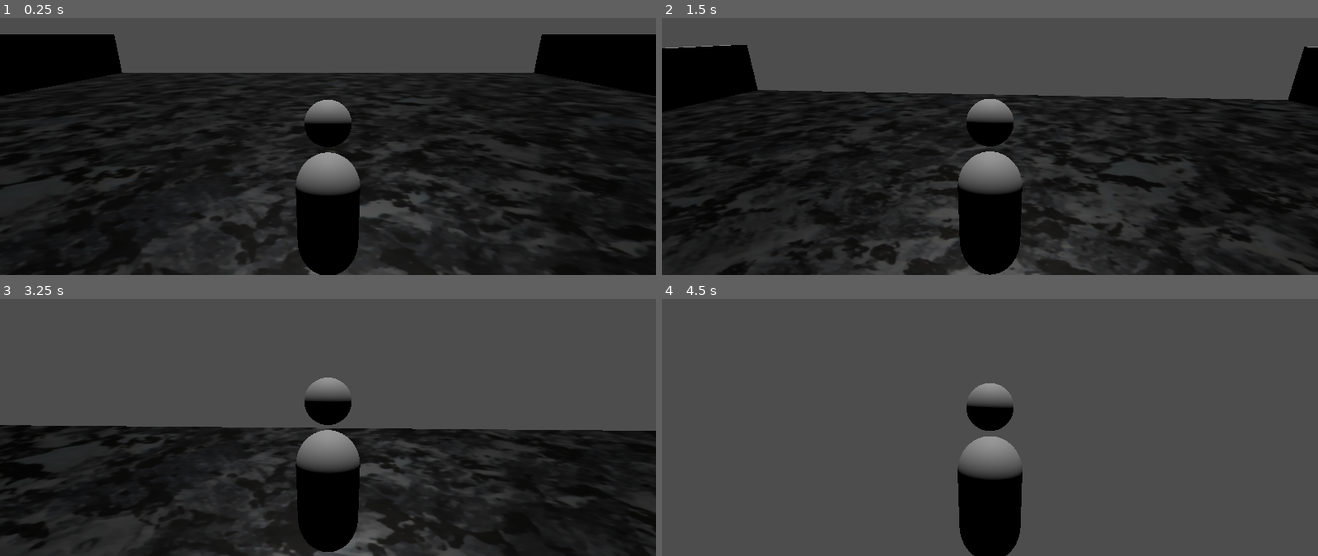
Above: before the commit, frames 1-4 (two rows, left to right).
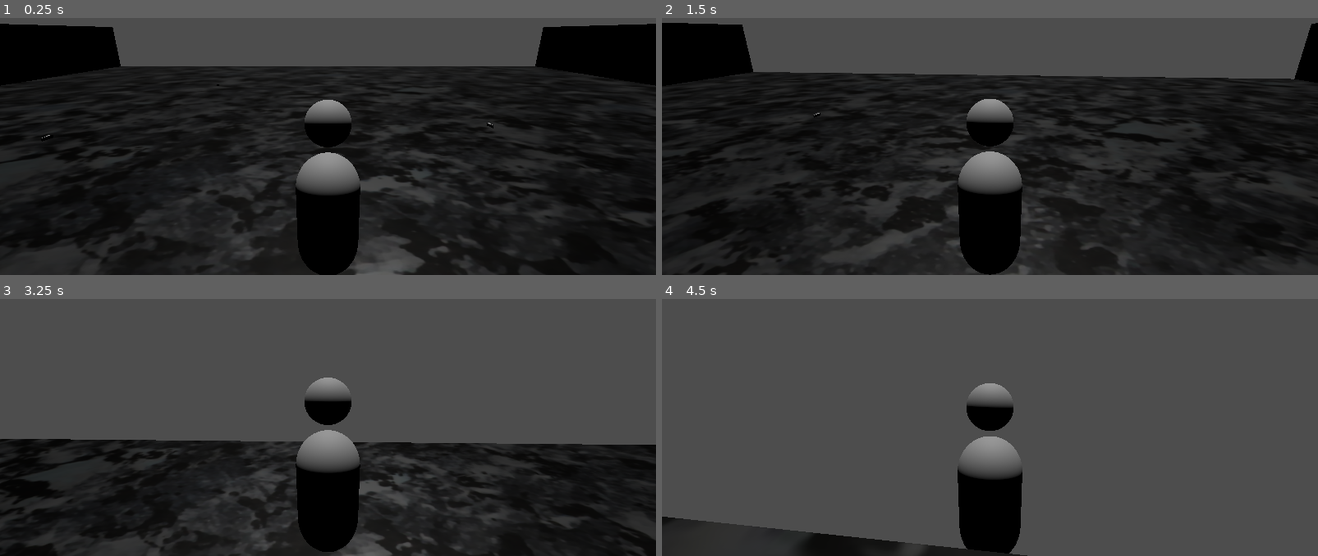
Above: after the commit, the same moments.

Repository: mswieboda/ld54-practice
Game: Godot game, scene res://scenes/main.tscn
The game is run twice, just before and just after one commit, with the same random seed, the same clock (stepped at 60 frames per second) and the same inputs.
Inputs (mouse positions are in pixels of both pictures, inside the frame that each line leads up to):
- Up to frame 1 (0.25 s): no input
- Up to frame 2 (1.5 s): move the mouse to (1022, 89) at 0.52 s; hold E (action) 0.53-1.28 s; hold W (up) from 0.53 s (still down); tap Space (jump) at 0.77 s; move the mouse to (957, 92) at 1.27 s; tap E (action) at 1.35 s
- Up to frame 3 (3.25 s): keep holding W (up); tap Space (jump) at 1.52, 3.02 s; move the mouse to (341, 365) at 2.02 s; hold E (action) 2.03-2.78 s; move the mouse to (321, 378) at 2.77 s; tap E (action) at 2.85 s
- Up to frame 4 (4.5 s): keep holding W (up); move the mouse to (1035, 376) at 3.52 s; hold E (action) 3.53-4.28 s; tap Space (jump) at 3.77 s; move the mouse to (937, 368) at 4.27 s; tap E (action) at 4.35 s

The runs differ from the first frame. In frame 1, 12% of the frame differs, in the area x 0-100%, y 2-100%; in frame 2, 16%, in the area x 0-100%, y 1-100%; in frame 3, 11%; in frame 4, 4.3%.

Commit message:
adds actionable, action global, picking up keys

Diff:
--- /dev/null
+++ b/globals/action.gd
@@ -0,0 +1,39 @@
+extends Node
+
+var node
+
+func get_display() -> String:
+  if not node or not node.has_method("get_action_name"):
+    return " "
+
+  return "Press [E] to " + node.get_action_name()
+
+func set_node(n):
+  node = n
+  update_gui()
+
+# TODO: maybe move this to a GUI helper
+func update_gui():
+  var label = get_node('/root/main/gui/margin/hbox/vbox/action_label')
+  label.text = get_display()
+
+# TODO: move this to an inventory / GUI helper
+func update_inventory_gui():
+  var label = get_node('/root/main/gui/margin/hbox/vbox/inventory_label')
+  var player = get_node('/root/main/player')
+
+  label.text = "keys: %d" % player.inventory_keys if player.inventory_keys > 0 else ""
+
+func can_perform() -> bool:
+  print('>>> action can_perform has method? ', node and node.has_method("can_perform"))
+  if not node or not node.has_method("can_perform"):
+    return false
+
+  return node.can_perform()
+
+func perform():
+  print('>>> action perform has method? ', node and node.has_method("perform"), ' can_perform? ', can_perform())
+  if not node or not node.has_method("perform") or not can_perform():
+    return
+
+  return node.perform()
--- /dev/null
+++ b/objs/actionable.gd
@@ -0,0 +1,11 @@
+extends Node3D
+
+
+func get_action_name():
+  return ""
+
+func can_perform():
+  return false
+
+func perform():
+  pass
--- /dev/null
+++ b/objs/actions/key.gd
@@ -0,0 +1,27 @@
+extends "res://objs/actionable.gd"
+
+var is_player_near = false
+
+func get_action_name():
+  return "pickup key"
+
+func can_perform():
+  print('>>> key can_perform ', is_player_near)
+  return is_player_near
+
+func perform():
+  var player = get_node('/root/main/player')
+  player.inventory_keys += 1
+  self.queue_free()
+  print('>>> picked up key!')
+  Action.update_inventory_gui()
+
+func _on_area_body_entered(body):
+  if body.name == "player":
+    is_player_near = true
+    Action.set_node(self)
+
+func _on_area_body_exited(body: Node3D):
+  if body.name == "player":
+    is_player_near = false
+    Action.set_node(null)
--- /dev/null
+++ b/objs/actions/key.tscn
@@ -0,0 +1,23 @@
+[gd_scene load_steps=4 format=3 uid="uid://c4it0gx0j4wx2"]
+
+[ext_resource type="Script" path="res://objs/actions/key.gd" id="1_w74fb"]
+
+[sub_resource type="PrismMesh" id="PrismMesh_0urk8"]
+size = Vector3(0.1, 0.3, 0.1)
+
+[sub_resource type="BoxShape3D" id="BoxShape3D_8314y"]
+
+[node name="key" type="Node3D"]
+script = ExtResource("1_w74fb")
+
+[node name="mesh" type="MeshInstance3D" parent="."]
+transform = Transform3D(1, 0, 0, 0, -4.37114e-08, -1, 0, 1, -4.37114e-08, 0, 0, 0)
+mesh = SubResource("PrismMesh_0urk8")
+
+[node name="area" type="Area3D" parent="."]
+
+[node name="collision" type="CollisionShape3D" parent="area"]
+shape = SubResource("BoxShape3D_8314y")
+
+[connection signal="body_entered" from="area" to="." method="_on_area_body_entered"]
+[connection signal="body_exited" from="area" to="." method="_on_area_body_exited"]
--- a/objs/player.gd
+++ b/objs/player.gd
@@ -2,13 +2,15 @@
 
 
 const SPEED = 7
-const JUMP_VELOCITY = 6
+const JUMP_VELOCITY = 13
 const MOUSE_SENSITIVITY = 0.0013
 const MAX_VERTICAL_LOOK = 0.3
+const FAKE_EXTRA_GRAVITY = 5
 
 # Get the gravity from the project settings to be synced with RigidBody nodes.
 var gravity = ProjectSettings.get_setting("physics/3d/default_gravity")
 
+var inventory_keys = 0
 
 func _ready():
   Input.set_mouse_mode(Input.MOUSE_MODE_CAPTURED)
@@ -24,7 +26,7 @@
 func movement(delta):
   # add the gravity
   if not is_on_floor():
-    velocity.y -= gravity * delta
+    velocity.y -= gravity * delta * FAKE_EXTRA_GRAVITY
 
   # handle jump
   if Input.is_action_just_pressed("jump") and is_on_floor():
@@ -60,4 +62,4 @@
 
 func unhandled_input_actions(event : InputEvent):
   if event.is_action_pressed("action"):
-    print('>>> action button pressed!')
+    Action.perform()
--- a/project.godot
+++ b/project.godot
@@ -14,6 +14,10 @@
 run/main_scene="res://scenes/main.tscn"
 config/features=PackedStringArray("4.1", "Forward Plus")
 config/icon="res://icon.svg"
+
+[autoload]
+
+Action="*res://globals/action.gd"
 
 [display]
 
--- a/scenes/main.tscn
+++ b/scenes/main.tscn
@@ -1,7 +1,8 @@
-[gd_scene load_steps=3 format=3 uid="uid://dhmipgfb3mw83"]
+[gd_scene load_steps=4 format=3 uid="uid://dhmipgfb3mw83"]
 
 [ext_resource type="PackedScene" uid="uid://hbqcd6lnpp5g" path="res://rooms/room.tscn" id="1_clu0u"]
 [ext_resource type="PackedScene" uid="uid://o1oqtdmfghxi" path="res://objs/player.tscn" id="2_ashhh"]
+[ext_resource type="PackedScene" uid="uid://c4it0gx0j4wx2" path="res://objs/actions/key.tscn" id="2_ta1ak"]
 
 [node name="main" type="Node3D"]
 
@@ -10,4 +11,46 @@
 
 [node name="room" parent="." instance=ExtResource("1_clu0u")]
 
+[node name="keys" type="Node3D" parent="room"]
+
+[node name="key" parent="room/keys" instance=ExtResource("2_ta1ak")]
+transform = Transform3D(1, 0, 0, 0, 1, 0, 0, 0, 1, 6, 1, -5)
+
+[node name="key2" parent="room/keys" instance=ExtResource("2_ta1ak")]
+transform = Transform3D(1, 0, 0, 0, 1, 0, 0, 0, 1, -7.24066, 1, -12.0972)
+
+[node name="key3" parent="room/keys" instance=ExtResource("2_ta1ak")]
+transform = Transform3D(1, 0, 0, 0, 1, 0, 0, 0, 1, -9.14154, 1, -3.92454)
+
+[node name="key4" parent="room/keys" instance=ExtResource("2_ta1ak")]
+transform = Transform3D(1, 0, 0, 0, 1, 0, 0, 0, 1, -9.14154, 1, 4.75387)
+
 [node name="player" parent="." instance=ExtResource("2_ashhh")]
+
+[node name="gui" type="CanvasLayer" parent="."]
+
+[node name="margin" type="MarginContainer" parent="gui"]
+anchors_preset = 12
+anchor_top = 1.0
+anchor_right = 1.0
+anchor_bottom = 1.0
+offset_top = -23.0
+grow_horizontal = 2
+grow_vertical = 0
+theme_override_constants/margin_left = 16
+theme_override_constants/margin_top = 16
+theme_override_constants/margin_right = 16
+theme_override_constants/margin_bottom = 16
+
+[node name="hbox" type="HBoxContainer" parent="gui/margin"]
+layout_mode = 2
+
+[node name="vbox" type="VBoxContainer" parent="gui/margin/hbox"]
+layout_mode = 2
+
+[node name="inventory_label" type="Label" parent="gui/margin/hbox/vbox"]
+layout_mode = 2
+
+[node name="action_label" type="Label" parent="gui/margin/hbox/vbox"]
+layout_mode = 2
+text = " "
